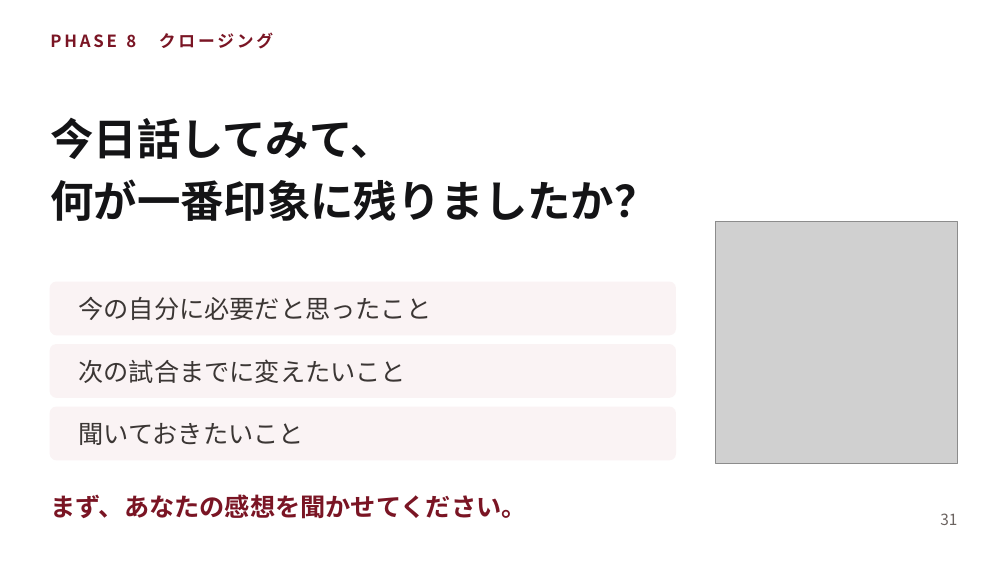
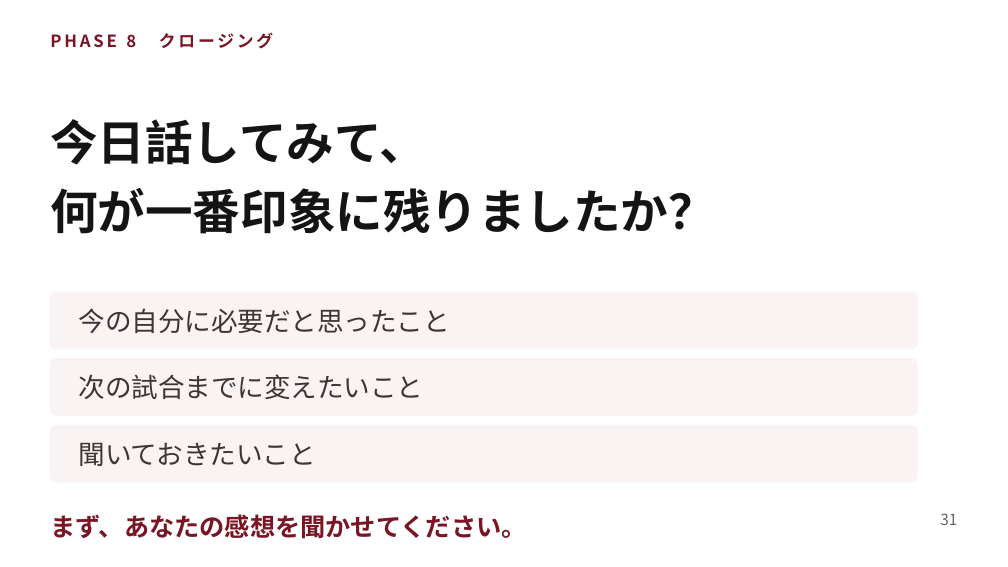
Before and after one commit to shiori0823/shiorin-trainer, a slide deck: slide 31 of deck/consultation-deck.pptx. Drawn at 1008x567 pixels with LibreOffice and Linux fonts; fonts in the diff are those of the drawing; grey boxes stand for pictures. Boxes give left, top, right and bottom in pixels: in the first picture for what was removed or moved away, otherwise in the second. Text is boxed around its words. In the diff, an @@ line names an element or a change of style, - is before the commit and + after.

```diff
--- a/deck/consultation-deck.pptx
+++ b/deck/consultation-deck.pptx
@@ text "今日話してみて、" at [50, 119, 716, 234]: size 31 to 34 pt; line spacing 45pt to 49.3pt @@
@@ picture removed at [716, 222, 958, 464] @@
@@ rounded rectangle: place and size @@
-rounded rectangle at [50, 282, 675, 335]
+rounded rectangle at [50, 292, 917, 349]
@@ text "今の自分に必要だと思ったこと": place and size @@
-text "今の自分に必要だと思ったこと" at [79, 297, 432, 320]
+text "今の自分に必要だと思ったこと" at [79, 308, 450, 333]
@@ rounded rectangle: place and size @@
-rounded rectangle at [50, 345, 675, 397]
+rounded rectangle at [50, 359, 917, 415]
@@ text "次の試合までに変えたいこと": place and size @@
-text "次の試合までに変えたいこと" at [79, 359, 407, 383]
+text "次の試合までに変えたいこと" at [79, 374, 424, 399]
@@ proportions changed in 3 elements at [50, 292, 917, 349], [50, 359, 917, 415], [50, 425, 917, 482] @@
@@ rounded rectangle: place and size @@
-rounded rectangle at [50, 407, 675, 460]
+rounded rectangle at [50, 425, 917, 482]
@@ size 18 to 19 pt in 3 elements at [79, 308, 450, 333], [79, 374, 424, 399], [79, 442, 316, 466] @@
@@ text "聞いておきたいこと": place and size @@
-text "聞いておきたいこと" at [79, 423, 304, 445]
+text "聞いておきたいこと" at [79, 442, 316, 466]
@@ text "まず、あなたの感想を聞かせてください。": place and size @@
-text "まず、あなたの感想を聞かせてください。" at [50, 494, 526, 519]
+text "まず、あなたの感想を聞かせてください。" at [50, 514, 526, 539]
```
Also in this commit, not shown: 22 other slides changed, 4 other files.
